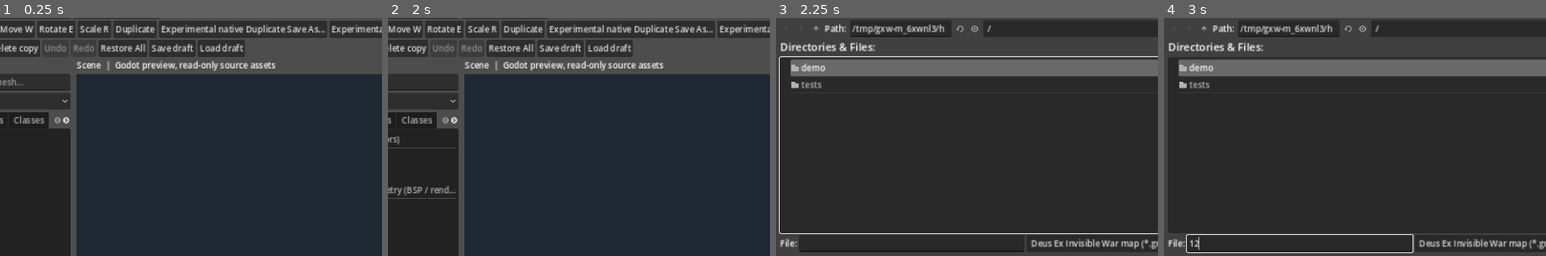
Above: before the commit, frames 1-4 (left to right).
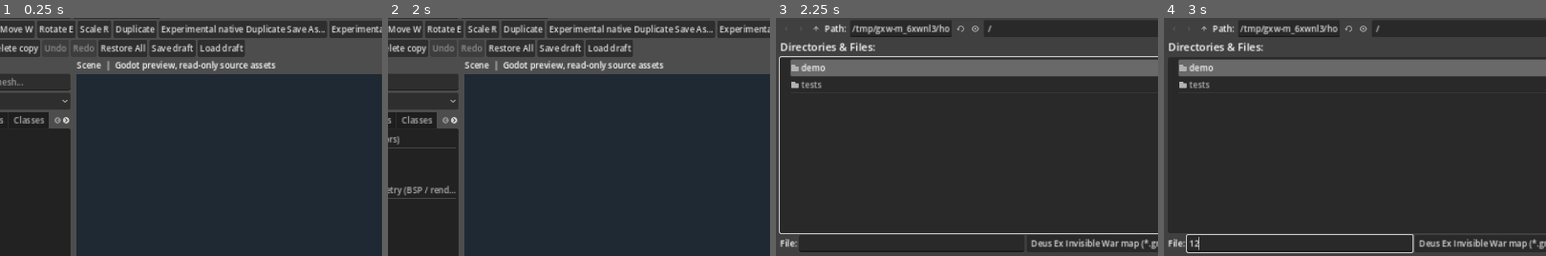
Above: after the commit, the same moments.

Repository: JakX2/Deus-Ex-2-SDK
Game: Godot game, scene res://main.tscn
The game is run twice, just before and just after one commit, with the same random seed, the same clock (stepped at 60 frames per second) and the same inputs.
Inputs (mouse positions are % of the whole screen's width and height, from its top left):
- Up to frame 1 (0.25 s): no input
- Up to frame 2 (2 s): click (10, 25) at 0.52 s; type "Alex" at 0.6 s; click "Focus actor" at 1.25 s
- Up to frame 3 (2.25 s): click "Open DX2 map (.gmp)" at 2 s
- Up to frame 4 (3 s): click (29, 59) at 2.77 s; type "12" at 2.85 s
The pictures show only the part of the screen within x 11-61%, y 11-61%; the shares and areas given below are measured in that part.

Frames 1-2 are identical in both runs. In frame 3, less than 0.1% of the frame differs, in the area x 44-57%, y 3-8%; in frame 4, less than 0.1%.

Commit message:
feat(dx2ed): focus source AI-layer gameplay actors even without render meshes

Diff:
--- a/native_editor/godot_editor/main.gd
+++ b/native_editor/godot_editor/main.gd
@@ -4507,6 +4507,26 @@
         camera_target = aabb.get_center()
         orbit_distance = max(1.0, aabb.size.length() * 2.4)
         _update_camera()
+        return
+    # Most original AI/NPC candidates have no GLB mesh. Make them locatable
+    # without fabricating any native NPC geometry or gameplay behavior.
+    if not selected_actor.is_empty() and _actor_on_original_ai_layer(selected_actor):
+        var coords: Variant = selected_actor.get("location", [])
+        if typeof(coords) != TYPE_ARRAY or coords.size() != 3:
+            return
+        for value in coords:
+            if typeof(value) != TYPE_FLOAT and typeof(value) != TYPE_INT:
+                return
+        var source_point := Vector3(float(coords[0]), float(coords[2]), float(coords[1]))
+        if not source_point.is_finite():
+            return
+        camera_target = source_point * NATIVE_CLONE_UNREAL_METRES
+        orbit_distance = 6.0
+        _update_camera()
+        status_label.text = (
+            "Focused original AI-layer actor " + str(selected_actor.get("name", ""))
+            + " at source Location. This is not a spawned NPC."
+        )
 
 func frame_whole_scene() -> void:
     if scene_bounds_valid:
